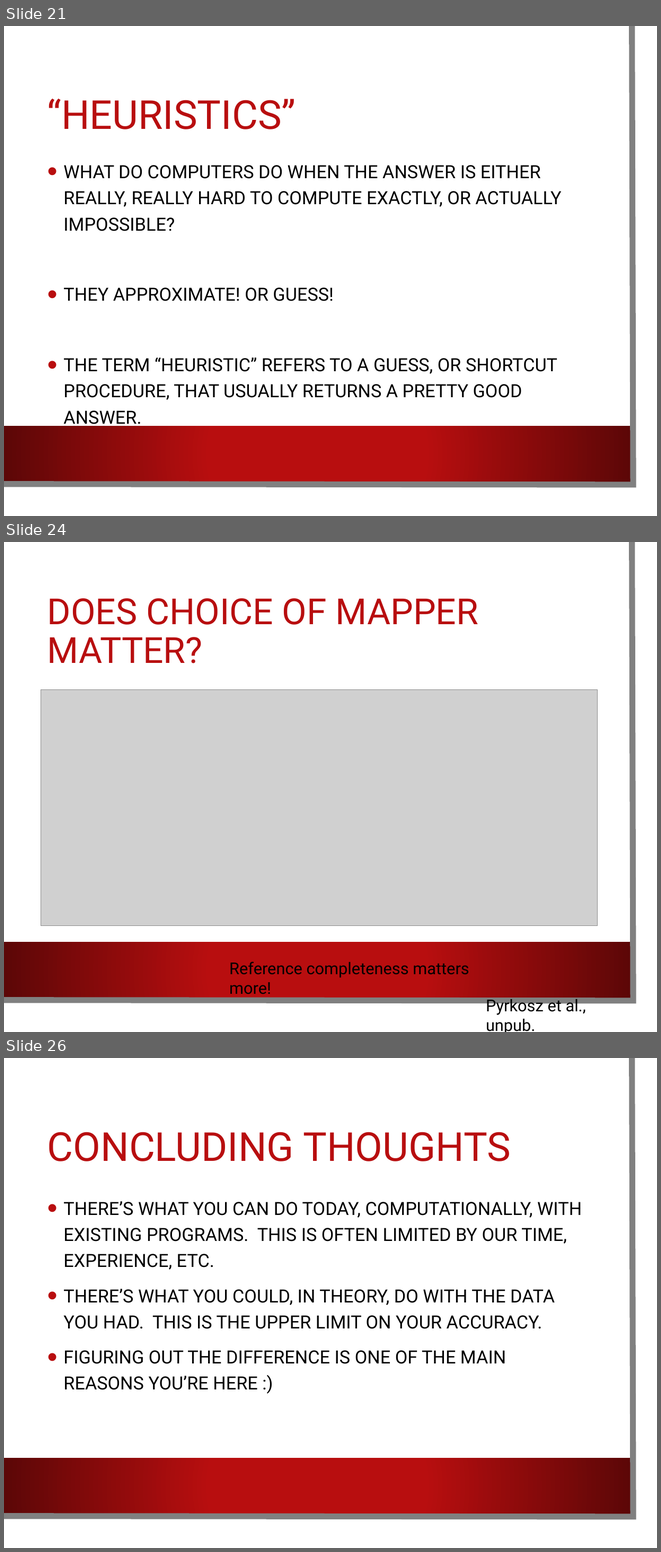
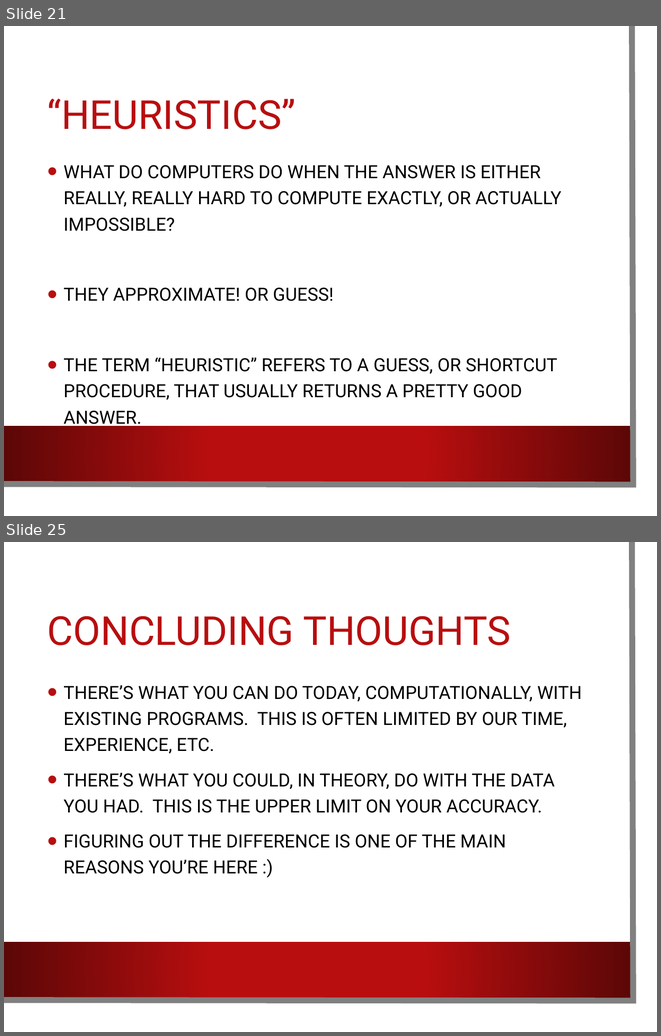
Before and after one commit to ngs-docs/angus, a slide deck: _static/2016-lecture1-welcome.pptx. Shown one above the other, each under a label of ours: slides 21, 24 and 26 before the commit, slides 21 and 25 after it; the slides between them are not shown. The pictures are 661x1552 and 661x1036 pixels, drawn with LibreOffice and Linux fonts; fonts in the diff are those of the drawing; grey boxes stand for pictures; background and template pictures are left out. Boxes give left, top, right and bottom in pixels: in the first picture for what was removed or moved away, otherwise in the second. Text is boxed around its words. In the diff, an @@ line names an element or a change of style, - is before the commit and + after.

```diff
--- a/_static/2016-lecture1-welcome.pptx
+++ b/_static/2016-lecture1-welcome.pptx
@@ slide 24 removed at <box>4,542,657,1032</box>, background picture (left out); not listed: 3 template elements that a slide beside it also shows @@
@@ title removed at <box>47,598,478,663</box> @@
-DOES CHOICE OF MAPPER MATTER?
@@ picture removed at <box>41,689,598,925</box> @@
@@ text removed at <box>229,961,469,998</box> @@
-Reference completeness matters more!
@@ text removed at <box>486,996,586,1032</box> @@
-Pyrkosz et al., unpub.
@@ what was slide 26 is now slide 25 @@
```
Also in this commit, not shown: 3 slides changed, 2 slides added, 2 other slides removed, 10 other files.
